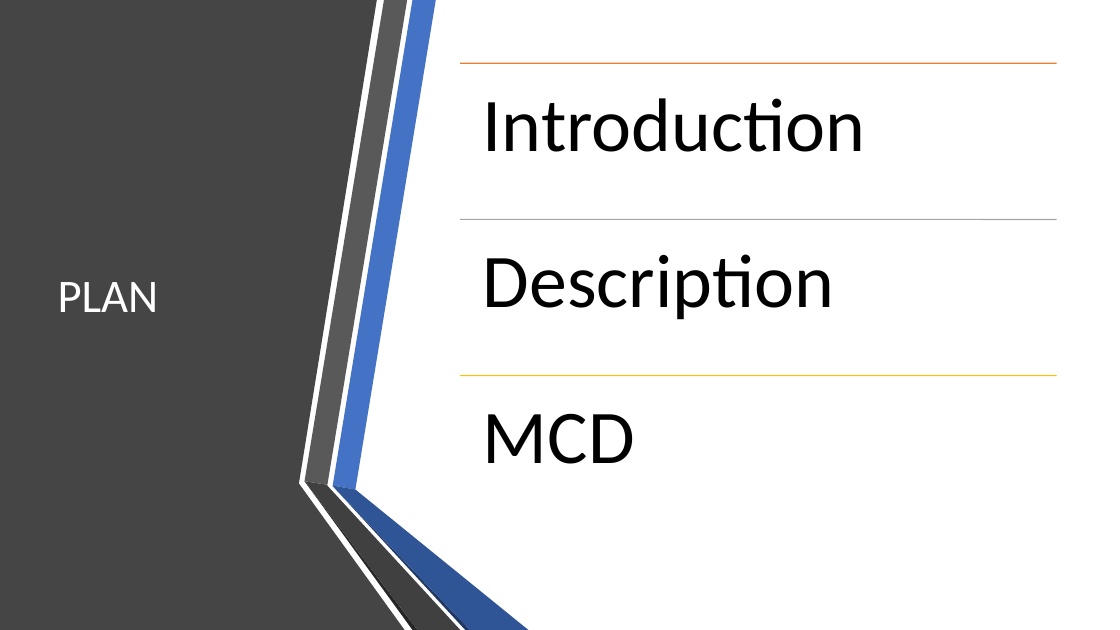
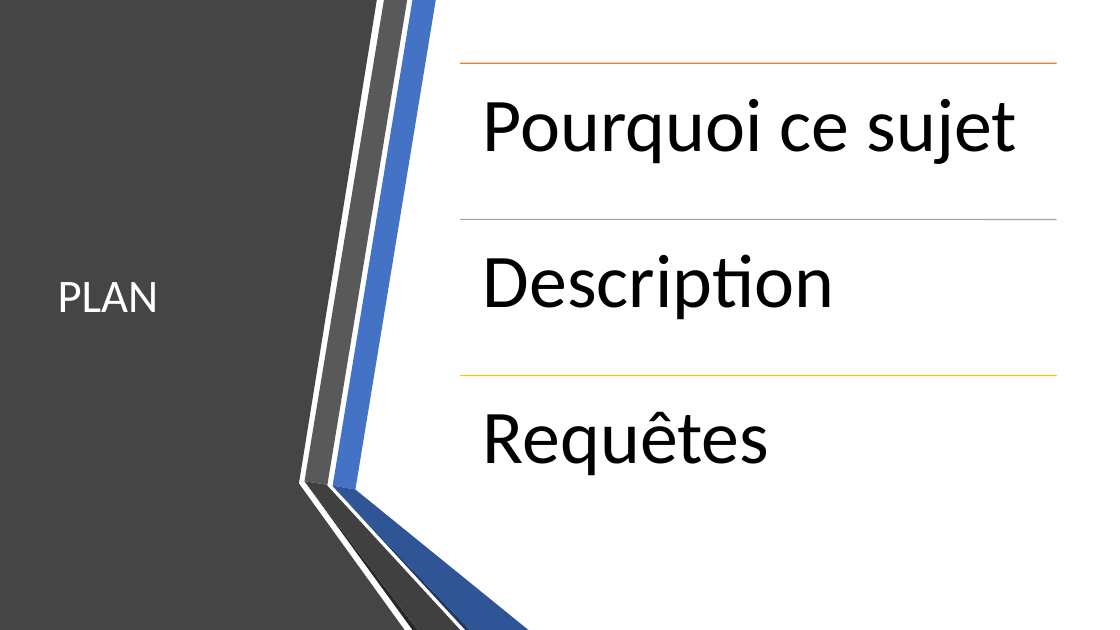
Before and after one commit to Chris48193/BASE_DE_DONNEE, a slide deck: slide 2 of Présentation1.pptx. Drawn at 1120x630 pixels with LibreOffice and Linux fonts; fonts in the diff are those of the drawing. Boxes give left, top, right and bottom in pixels: in the first picture for what was removed or moved away, otherwise in the second. Text is boxed around its words. In the diff, an @@ line names an element or a change of style, - is before the commit and + after.

```diff
--- a/Présentation1.pptx
+++ b/Présentation1.pptx
@@ text at <box>483,99,1017,164</box>: text changed @@
-Introduction
+Pourquoi ce sujet
@@ text at <box>483,411,769,476</box>: text changed @@
-MCD
+Requêtes
```
Also in this commit, not shown: 4 slides added, 1 slide removed, 1 other file.
